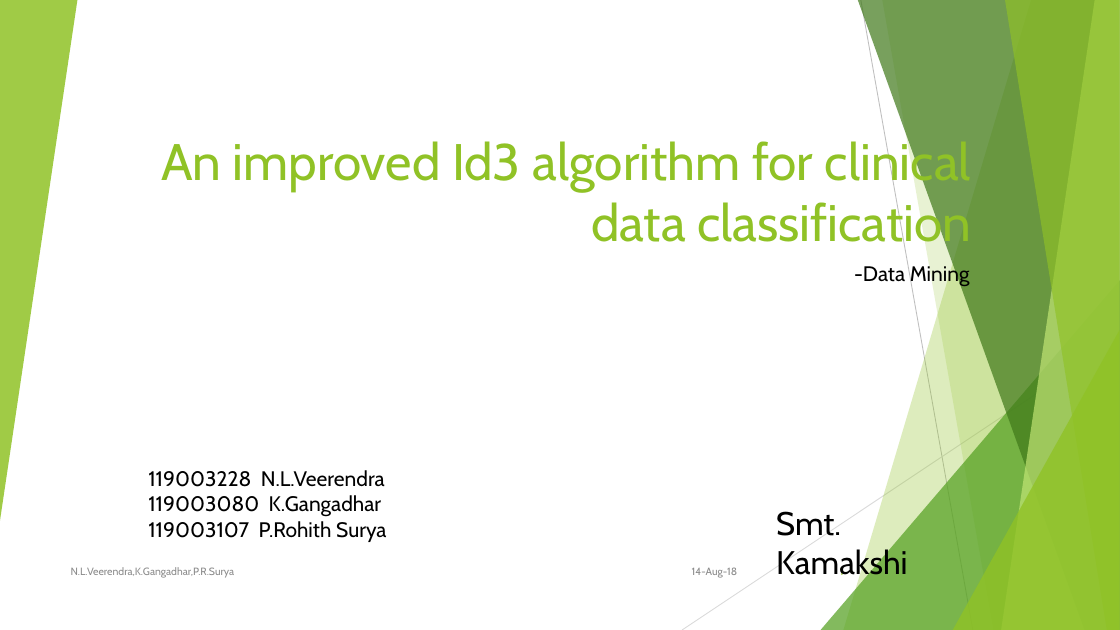
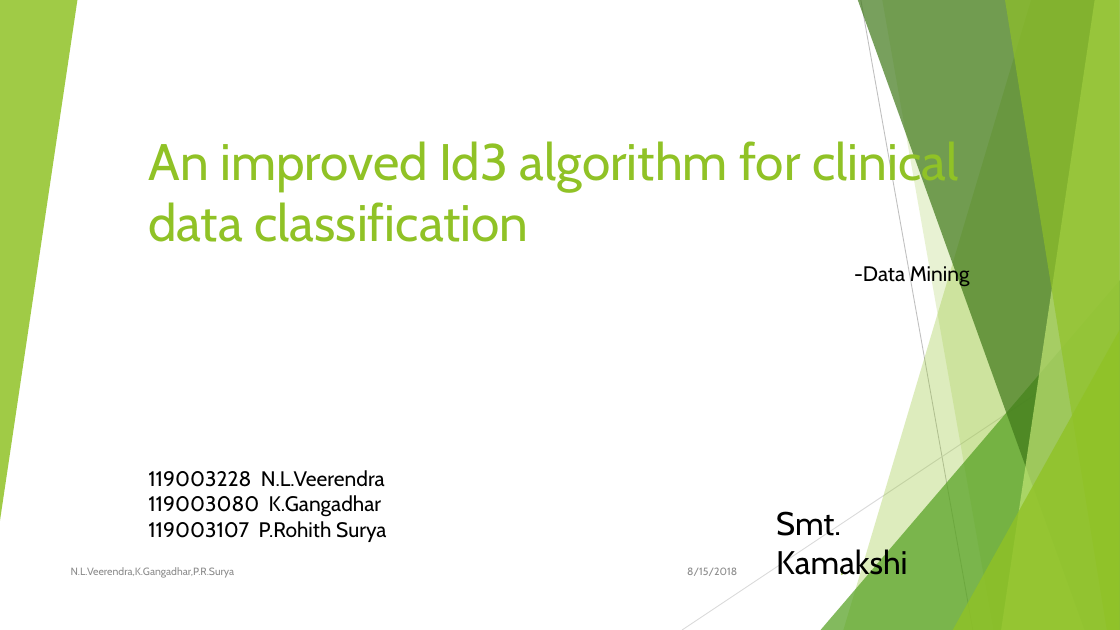
Before and after one commit to LakshmanNanisetti/MiniProject, a slide deck: slide 1 of Presentation/An improved Id3 algorithm for clinical data classification.pptx. Drawn at 1120x630 pixels with LibreOffice and Linux fonts; fonts in the diff are those of the drawing. Boxes give left, top, right and bottom in pixels: in the first picture for what was removed or moved away, otherwise in the second. Text is boxed around its words. In the diff, an @@ line names an element or a change of style, - is before the commit and + after.

Commit message:
corrected numbering in algorithms of ppt

```diff
--- a/Presentation/An improved Id3 algorithm for clinical data classification.pptx
+++ b/Presentation/An improved Id3 algorithm for clinical data classification.pptx
@@ title "An improved Id3 algorithm for ..." at <box>148,137,958,242</box>: alignment right to left @@
@@ text at <box>687,567,737,576</box>: text changed @@
-14-Aug-18
+8/15/2018
```
Also in this commit, not shown: 16 other slides changed, 1 slide removed.
